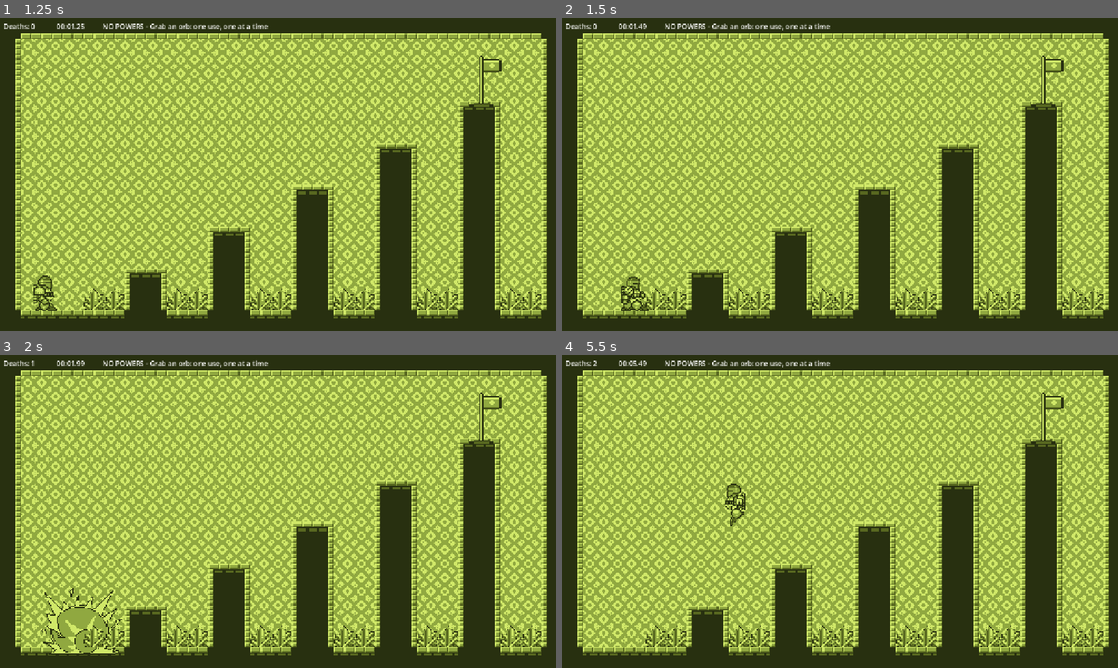
Above: before the commit, frames 1-4 (two rows, left to right).
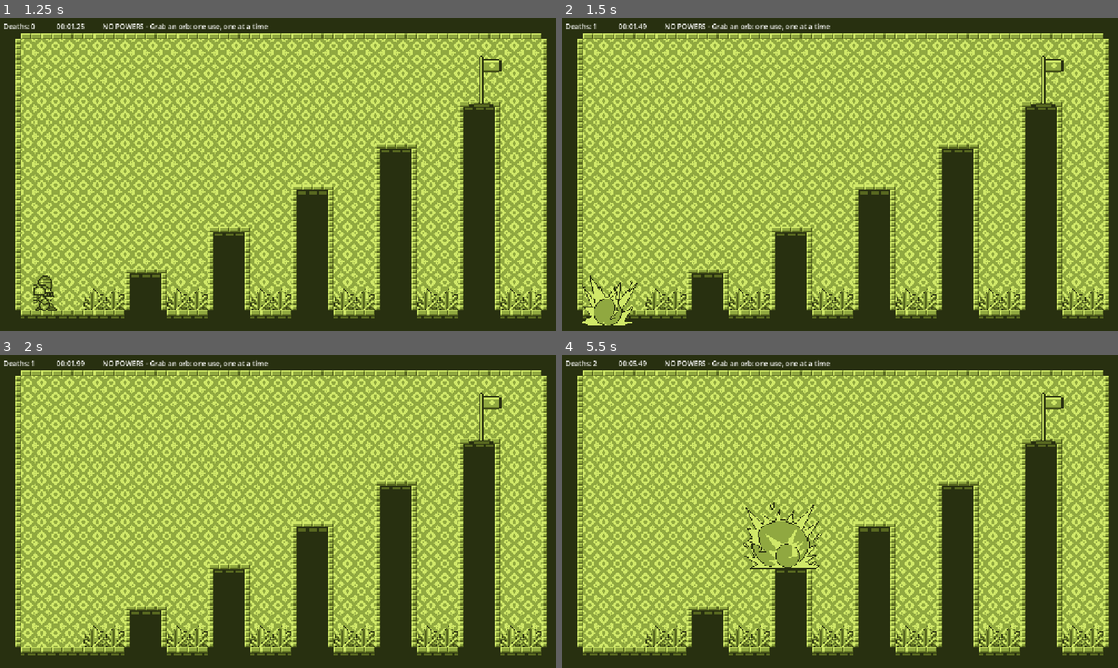
Above: after the commit, the same moments.

Repository: zliebowitz/ld60
Game: Godot game, scene res://scenes/title_screen.tscn
Same seed, same stepped clock (60 frames per second), same inputs: the game is played once before the commit and once after it.
Inputs:
- Up to frame 1 (1.25 s): click "Start" at 0.5 s
- Up to frame 2 (1.5 s): tap Enter (suicide, bound only after the commit) at 1.25 s; hold Right (right) from 1.28 s (still down); tap Shift (dash) at 1.35 s
- Up to frame 3 (2 s): keep holding Right (right); tap Space (jump) at 1.52 s
- Up to frame 4 (5.5 s): tap Shift (dash) every 0.75 s from 2.1 to 5.1 s; tap Space (jump) at 2.27, 3.77, 4.52, 5.27 s; release Right (right) at 2.78 s; hold Left (left) 2.78-3.53 s; hold Right (right) 3.53-5.03 s; tap Enter (suicide, bound only after the commit) at 4.9 s; hold Left (left) from 5.03 s (still down)

Frame 1 is identical in both runs. In frame 2, 0.9% of the frame differs, in the area x 3-16%, y 1-99%; in frame 3, 1.0%; in frame 4, 1.3%, in the area x 29-47%, y 41-69%.

Commit message:
added a suicide button

Diff:
--- a/speed-jumper/project.godot
+++ b/speed-jumper/project.godot
@@ -62,6 +62,12 @@
 , Object(InputEventJoypadButton,"resource_local_to_scene":false,"resource_name":"","device":-1,"button_index":2,"pressure":0.0,"pressed":false,"script":null)
 ]
 }
+suicide={
+"deadzone": 0.2,
+"events": [Object(InputEventKey,"resource_local_to_scene":false,"resource_name":"","device":-1,"window_id":0,"alt_pressed":false,"shift_pressed":false,"ctrl_pressed":false,"meta_pressed":false,"pressed":false,"keycode":0,"physical_keycode":4194309,"key_label":0,"unicode":0,"location":0,"echo":false,"script":null)
+, Object(InputEventJoypadButton,"resource_local_to_scene":false,"resource_name":"","device":-1,"button_index":3,"pressure":0.0,"pressed":false,"script":null)
+]
+}
 
 [layer_names]
 
--- a/speed-jumper/scripts/player.gd
+++ b/speed-jumper/scripts/player.gd
@@ -78,7 +78,13 @@
 				jump_sound.play()
 				GameState.consume_power()
 
+		# Handle Suicide
+		if Input.is_action_just_pressed("suicide"):
+			die()
+			return
+
 		# Get the input direction and handle the movement/deceleration.
+
 		var direction := Input.get_axis("left", "right")
 		if direction:
 			velocity.x = direction * SPEED
